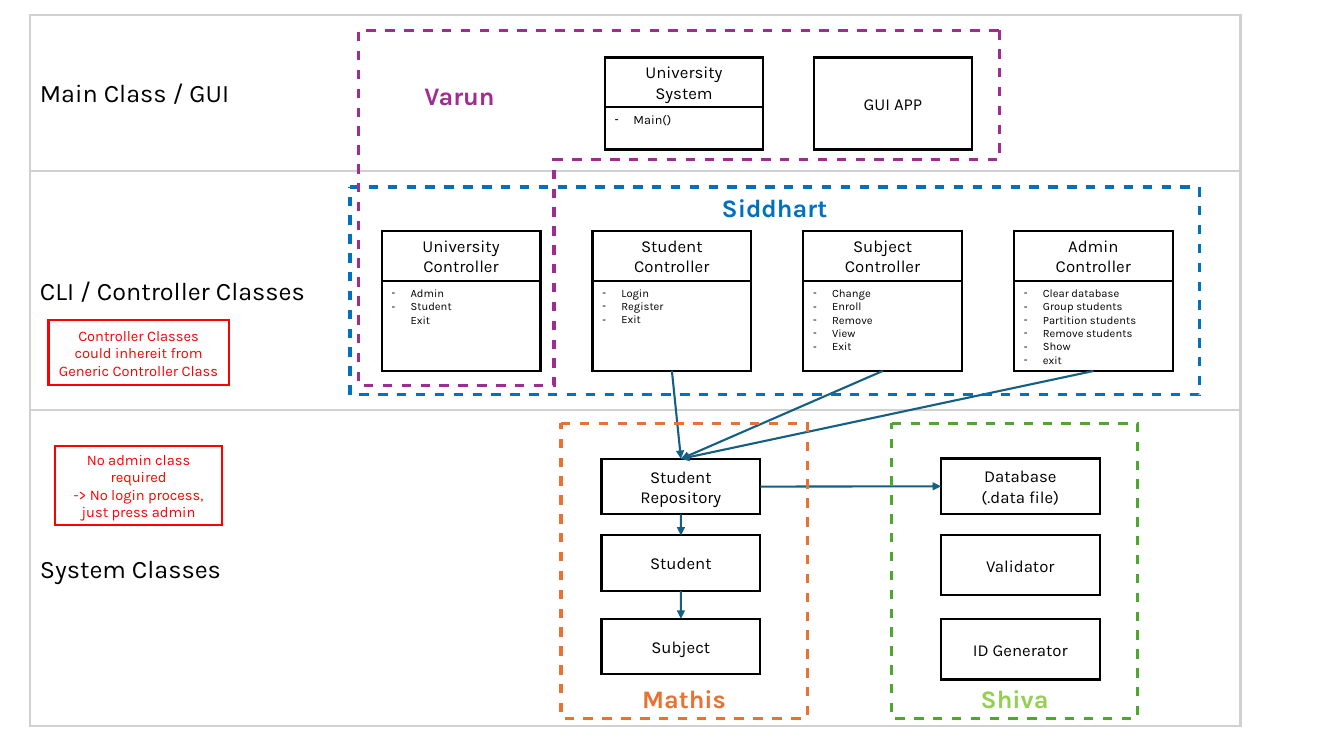
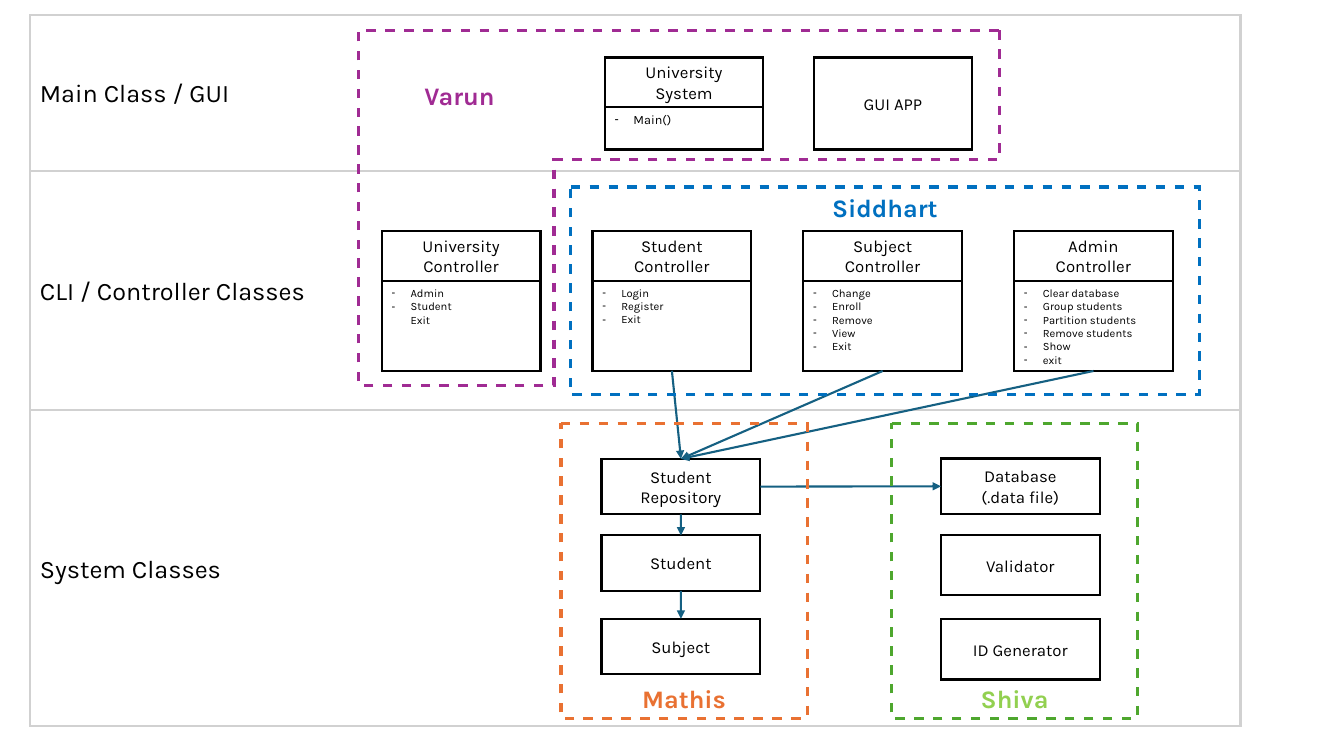
Before and after one commit to mat4bei-max/FSD-UniversityApp, a slide deck: slide 2 of documents/Task_division.odp. Drawn at 1344x756 pixels with LibreOffice and Linux fonts; fonts in the diff are those of the drawing. Boxes give left, top, right and bottom in pixels: in the first picture for what was removed or moved away, otherwise in the second. Text is boxed around its words. In the diff, an @@ line names an element or a change of style, - is before the commit and + after.

```diff
--- a/documents/Task_division.odp
+++ b/documents/Task_division.odp
@@ freeform shape "Siddhart": place and size @@
-freeform shape "Siddhart" at bbox=[350, 188, 1199, 395]
+freeform shape "Siddhart" at bbox=[571, 188, 1199, 395]
@@ freeform shape removed at bbox=[48, 320, 229, 385] @@
-Controller Classes could inhereit from Generic Controller Class
@@ freeform shape removed at bbox=[55, 447, 222, 525] @@
-No admin class required
--> No login process, just press admin
```
Also in this commit, not shown: 1 slide added, 21 other files.
